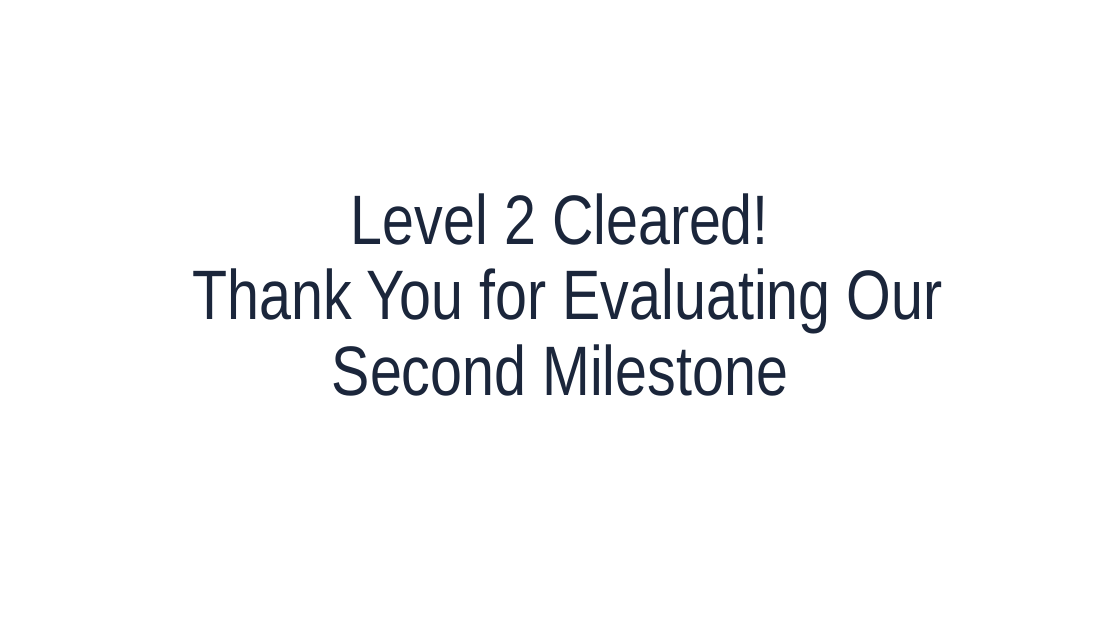
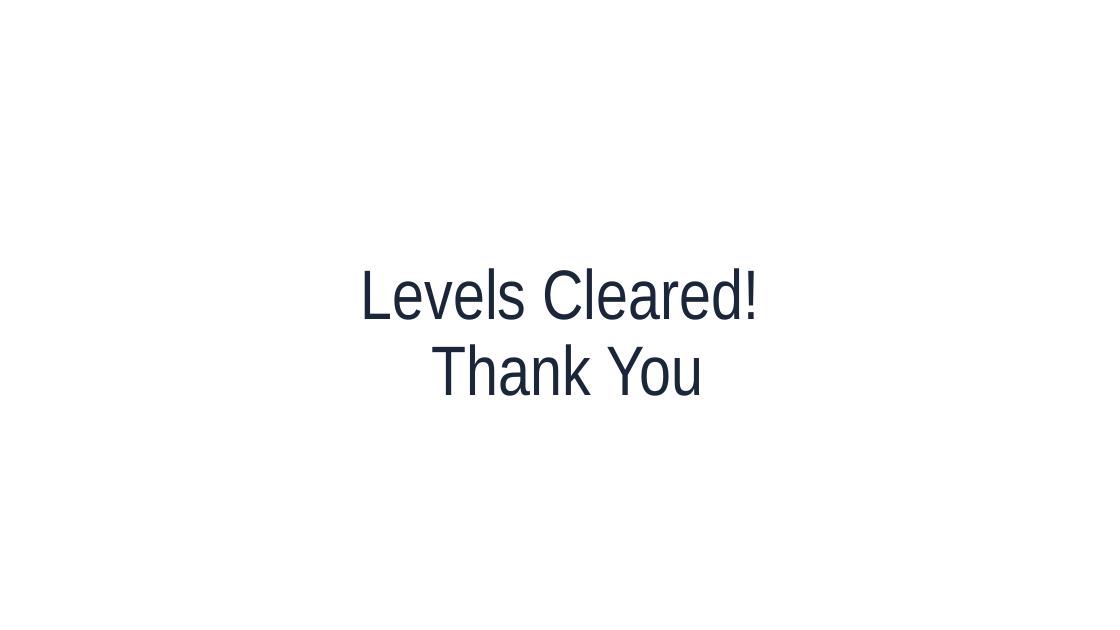
Before and after one commit to adilb26/IDP_EPIC_RPG, a slide deck: slide 14 of Documentation/EPIC RPG M2.pptx. Drawn at 1120x630 pixels with LibreOffice and Linux fonts; fonts in the diff are those of the drawing; background and template pictures are left out. Boxes give left, top, right and bottom in pixels: in the first picture for what was removed or moved away, otherwise in the second. Text is boxed around its words. In the diff, an @@ line names an element or a change of style, - is before the commit and + after.

```diff
--- a/Documentation/EPIC RPG M2.pptx
+++ b/Documentation/EPIC RPG M2.pptx
@@ title at (361,268,759,396): text changed @@
-Level 2 Cleared!
-Thank You for Evaluating Our Second Milestone
+Levels Cleared!
+Thank You
```
Also in this commit, not shown: 1 other slide changed, 5 other files.
